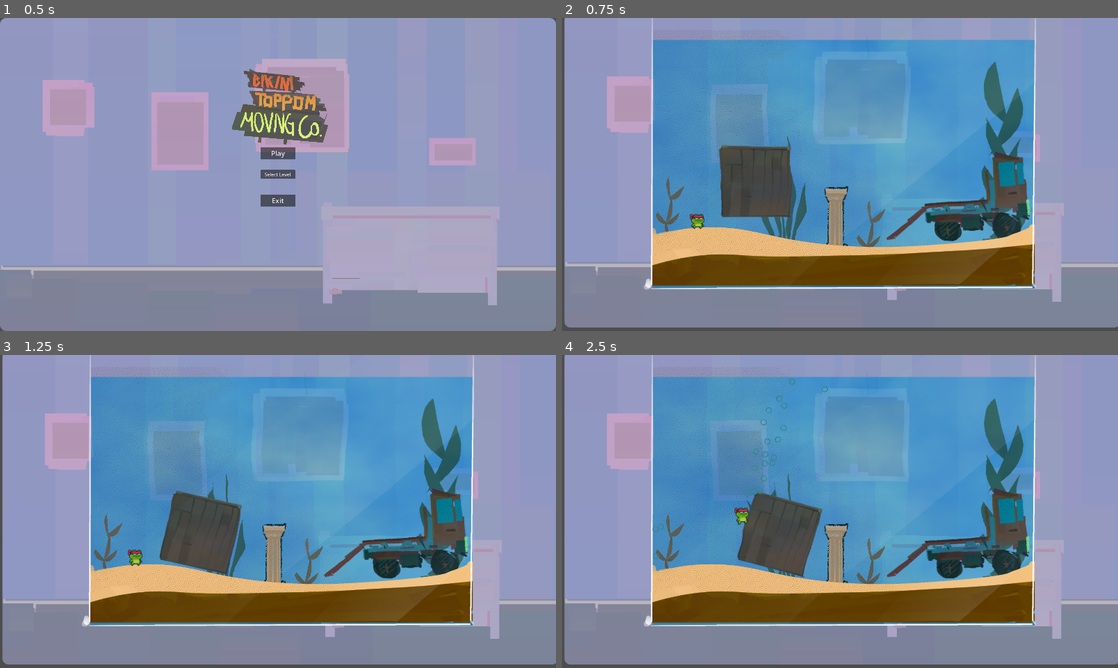
Above: before the commit, frames 1-4 (two rows, left to right).
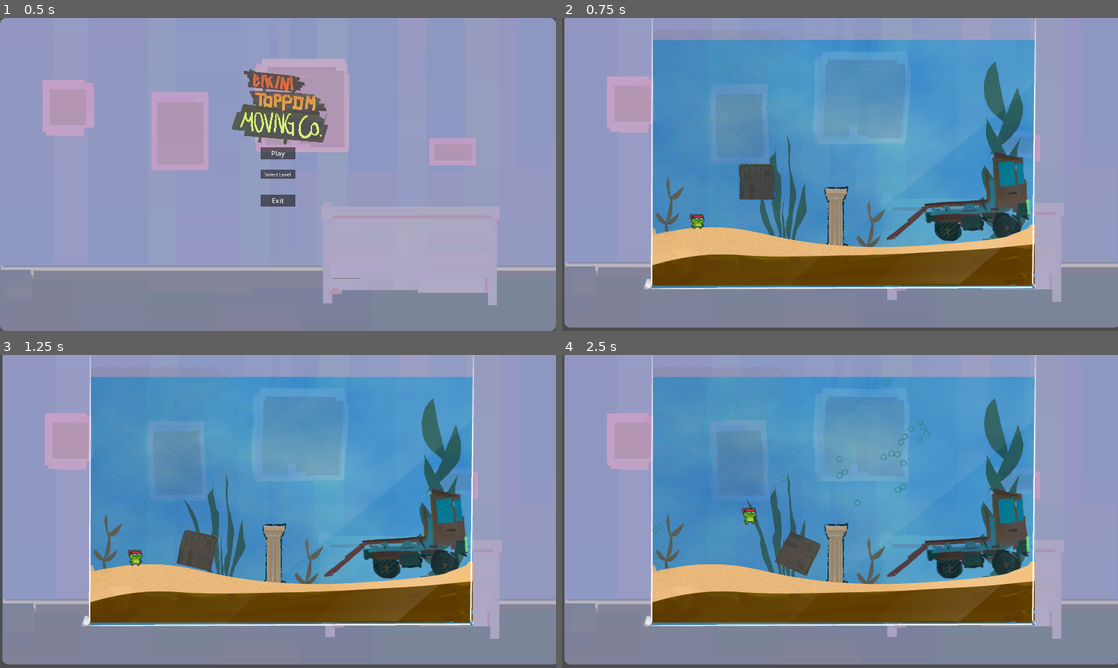
Above: after the commit, the same moments.

Repository: pR1smPrime/BikiniTop25
Game: Godot game, scene res://bikini_toppem_moving_service.tscn
Same seed, same stepped clock (60 frames per second), same inputs: the game is played once before the commit and once after it. The engine's default icon, where the game draws it, is replaced by a stand-in: a white triangle on a blue panel in a dark square.
Inputs (mouse positions are in pixels of both pictures, inside the frame that each line leads up to):
- Up to frame 1 (0.5 s): no input
- Up to frame 2 (0.75 s): click "Play" at 0.5 s
- Up to frame 3 (1.25 s): no input
- Up to frame 4 (2.5 s): move the mouse to (962, 495) at 1.27 s; press the mouse at (962, 495) at 1.28 s; hold D (right) from 1.28 s (still down); tap W (jump) at 1.52, 2.27 s; move the mouse to (728, 527) at 2.02 s; release the mouse at (728, 527) at 2.03 s; click (728, 527) at 2.1 s

Frame 1 is identical in both runs. In frame 2, 2.1% of the frame differs, in the area x 28-42%, y 40-64%; in frame 3, 2.1%; in frame 4, 2.8%, in the area x 16-67%, y 7-72%.

Commit message:
tweaked moving box

Diff:
--- a/scenes/movable/movable.tscn
+++ b/scenes/movable/movable.tscn
@@ -7,14 +7,15 @@
 
 [node name="MovableObj" type="RigidBody2D"]
 position = Vector2(676, 424)
-scale = Vector2(0.7, 0.7)
 mass = 2.39
 gravity_scale = 0.279
 
 [node name="CollisionShape2D" type="CollisionShape2D" parent="."]
 position = Vector2(0, -83.75)
+scale = Vector2(0.5, 0.5)
 shape = SubResource("RectangleShape2D_m0prk")
 
 [node name="Sprite2D" type="Sprite2D" parent="."]
 position = Vector2(0, -83.5)
+scale = Vector2(0.5, 0.5)
 texture = ExtResource("1_6onjl")
